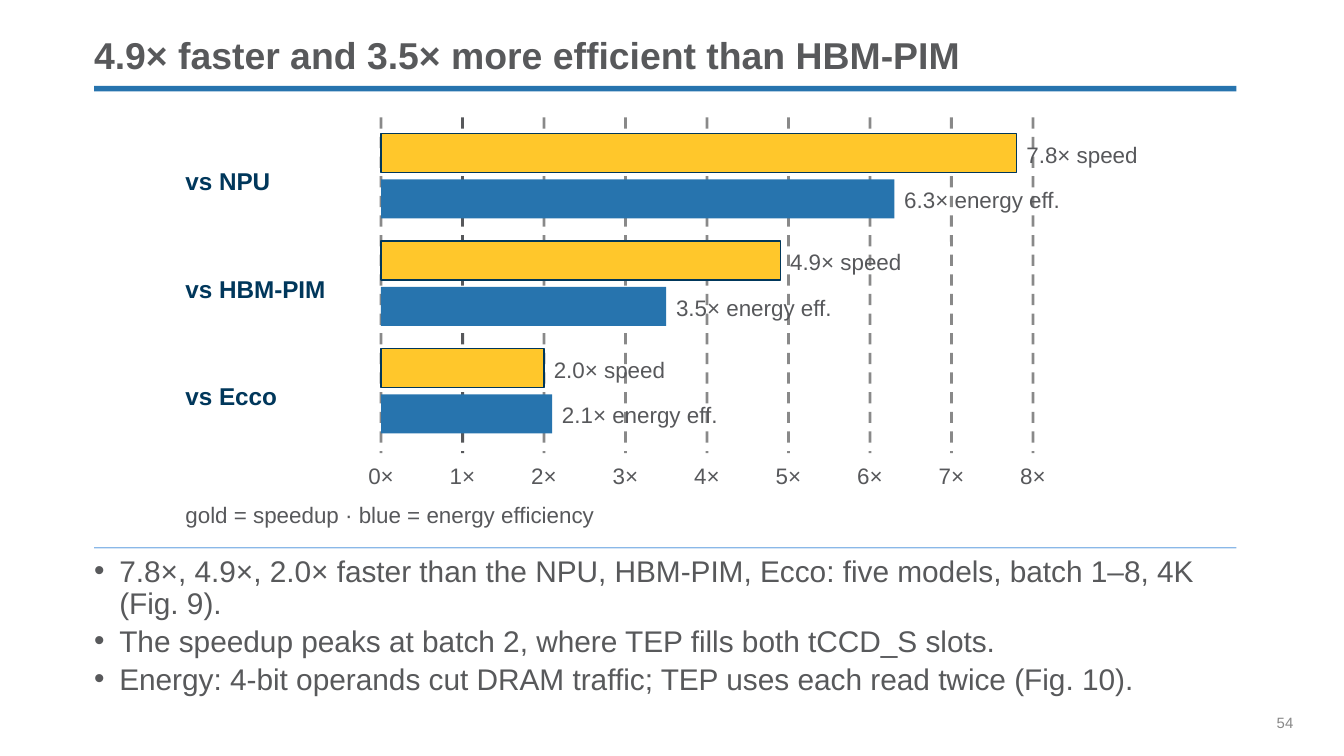
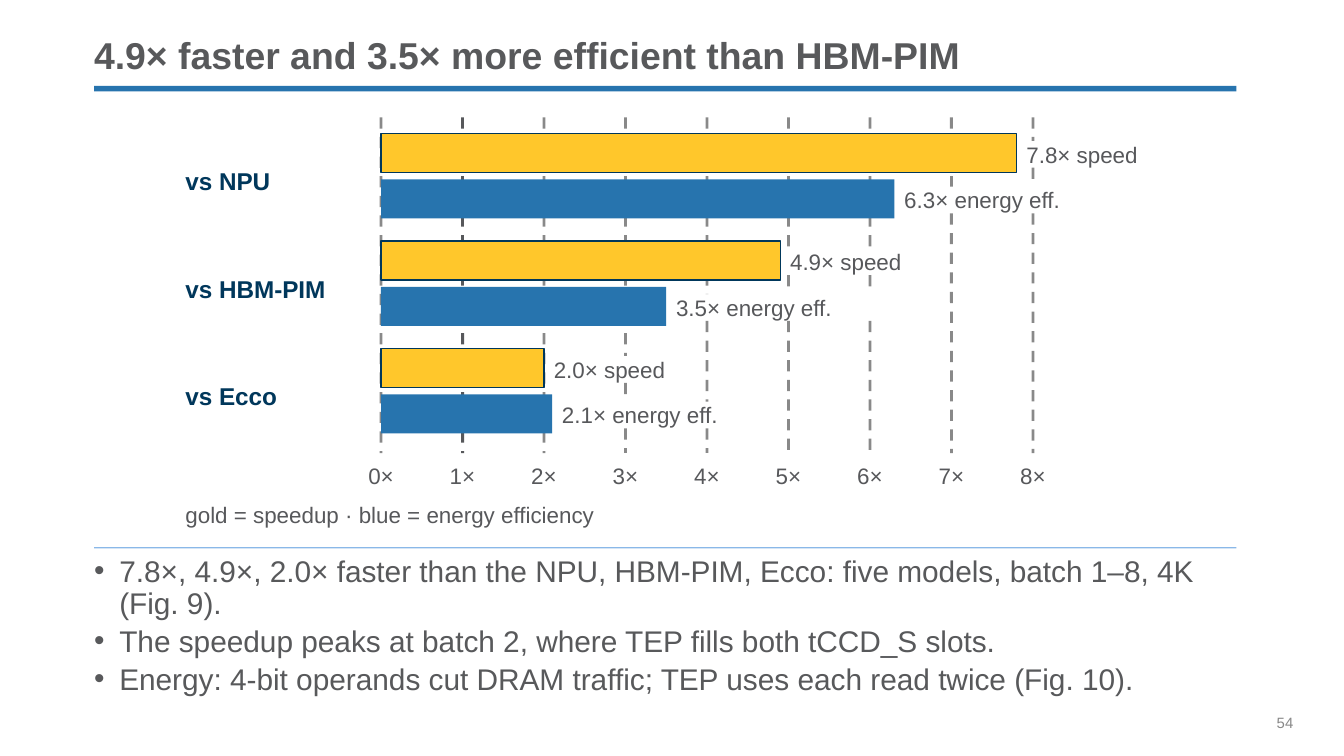
Before and after one commit to yanggon-kim/skills, a slide deck: slide 54 of ppt-create/assets/reference/p3llm-intro.pptx. Drawn at 1344x756 pixels with LibreOffice and Linux fonts; fonts in the diff are those of the drawing; background and template pictures are left out. Boxes give left, top, right and bottom in pixels: in the first picture for what was removed or moved away, otherwise in the second. Text is boxed around its words. In the diff, an @@ line names an element or a change of style, - is before the commit and + after.

```diff
--- a/ppt-create/assets/reference/p3llm-intro.pptx
+++ b/ppt-create/assets/reference/p3llm-intro.pptx
@@ line moved from (625, 117) - (625, 453) to (625, 117) - (625, 356) @@
@@ line moved from (707, 117) - (707, 453) to (707, 117) - (707, 294) @@
@@ line added from (1034, 117) to (1034, 141), #898989 1.5 pt dashed @@
@@ line added from (1034, 168) to (1034, 187), #898989 1.5 pt dashed @@
@@ line moved from (952, 117) - (952, 453) to (952, 214) - (952, 453) @@
@@ line moved from (1034, 117) - (1034, 453) to (1034, 214) - (1034, 453) @@
@@ line moved from (789, 117) - (789, 453) to (789, 276) - (789, 294) @@
@@ line moved from (870, 117) - (870, 453) to (870, 276) - (870, 294) @@
@@ line added from (707, 321) to (707, 402), #898989 1.5 pt dashed @@
@@ line added from (789, 321) to (789, 453), #898989 1.5 pt dashed @@
@@ line added from (870, 321) to (870, 453), #898989 1.5 pt dashed @@
@@ line added from (625, 383) to (625, 402), #898989 1.5 pt dashed @@
@@ line added from (625, 429) to (625, 453), #898989 1.5 pt dashed @@
@@ line added from (707, 429) to (707, 453), #898989 1.5 pt dashed @@
```
Also in this commit, not shown: 11 other slides changed, 11 other files.
